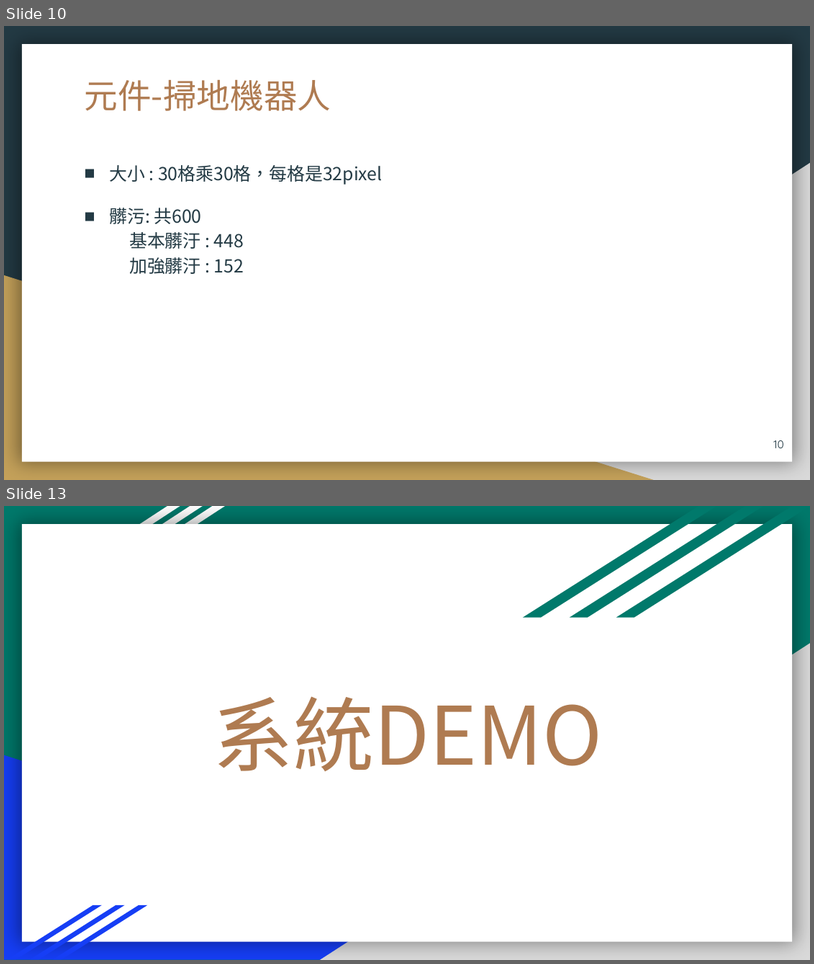
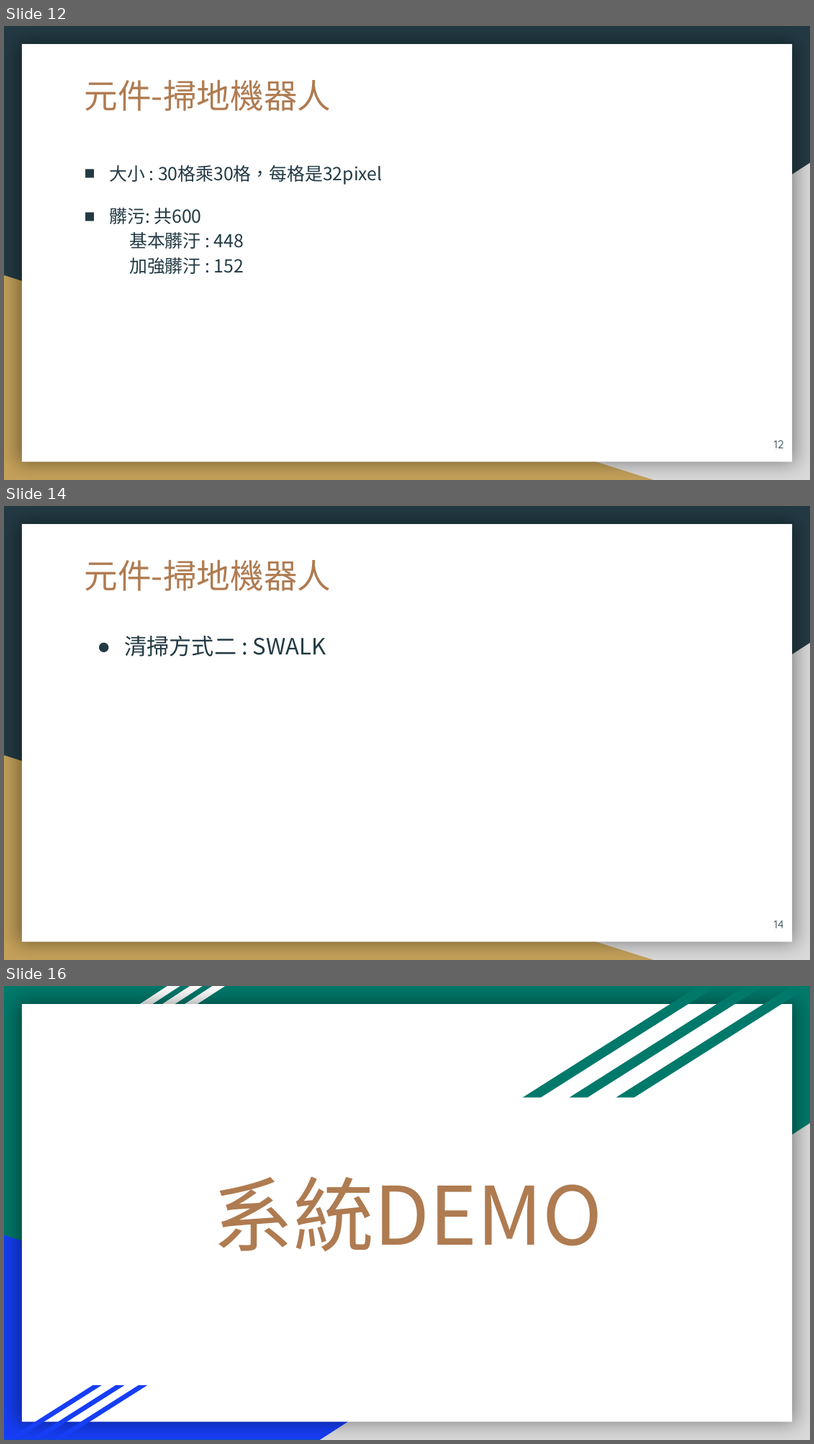
Before and after one commit to 106971001/AI, a slide deck: AI_Filnal_ppt.pptx. Shown one above the other, each under a label of ours: slides 10 and 13 before the commit, slides 12, 14 and 16 after it; the slides between them are not shown. The pictures are 814x964 and 814x1444 pixels, drawn with LibreOffice and Linux fonts; fonts in the diff are those of the drawing. Boxes give left, top, right and bottom in pixels: in the first picture for what was removed or moved away, otherwise in the second. Text is boxed around its words. In the diff, an @@ line names an element or a change of style, - is before the commit and + after.

```diff
--- a/AI_Filnal_ppt.pptx
+++ b/AI_Filnal_ppt.pptx
@@ slide 14 added at [4,506,810,960], background #233A44; not listed: 3 template elements that a slide beside it also shows @@
@@ title added at [85,560,332,591], 30 pt, text #AF7B51 @@
+元件-掃地機器人
@@ text added at [124,636,327,656], 20 pt, text #233A44 @@
+● 清掃方式二 : SWALK
@@ page number added at [774,920,784,928], 10 pt, text #233A44 @@
+14
@@ what was slide 10 is now slide 12 @@
@@ page number at [774,440,784,448]: text changed @@
-10
+12
@@ what was slide 13 is now slide 16 @@
```
Also in this commit, not shown: 10 slides changed, 4 other slides added, 2 slides removed, 3 other files.
